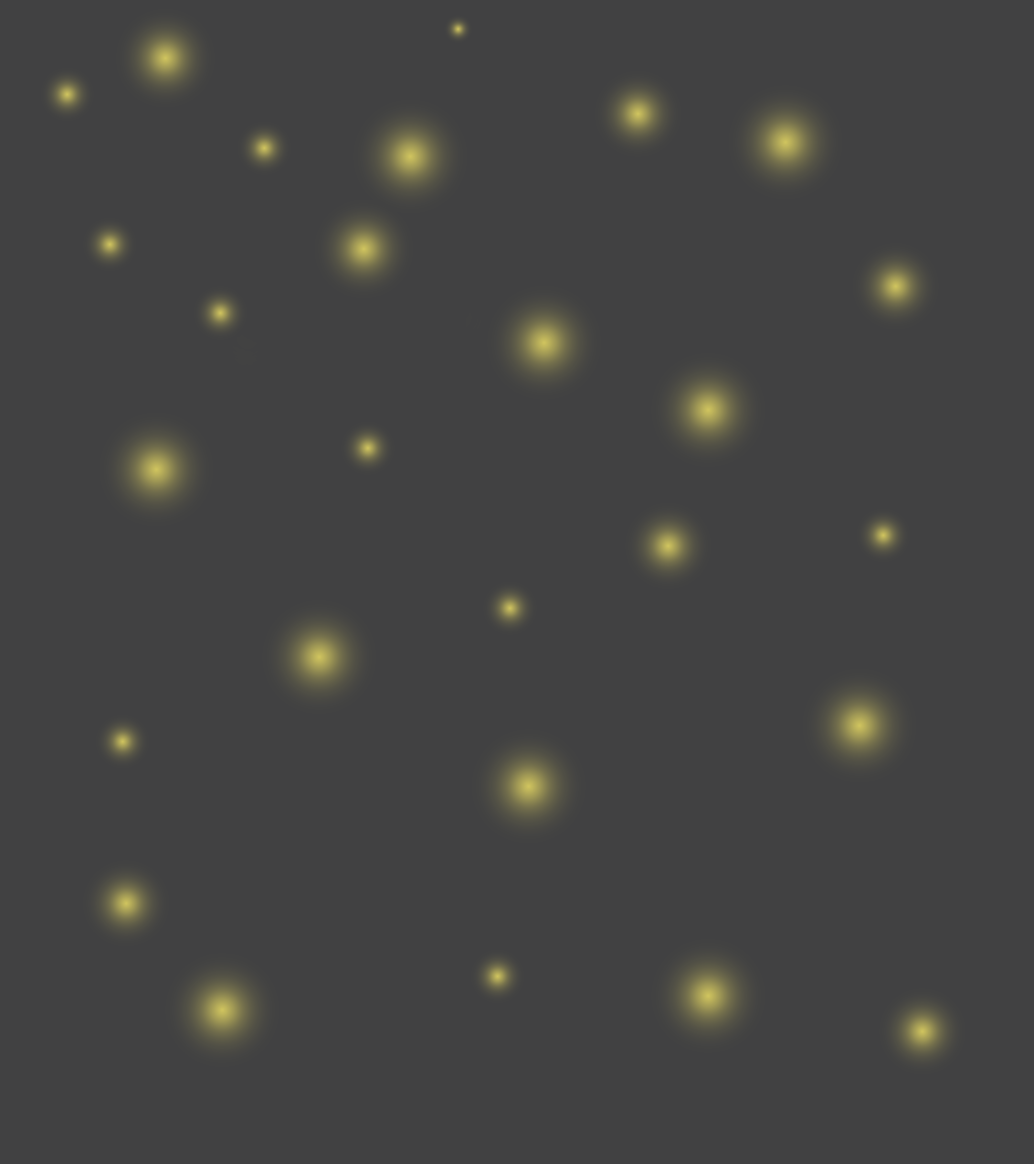
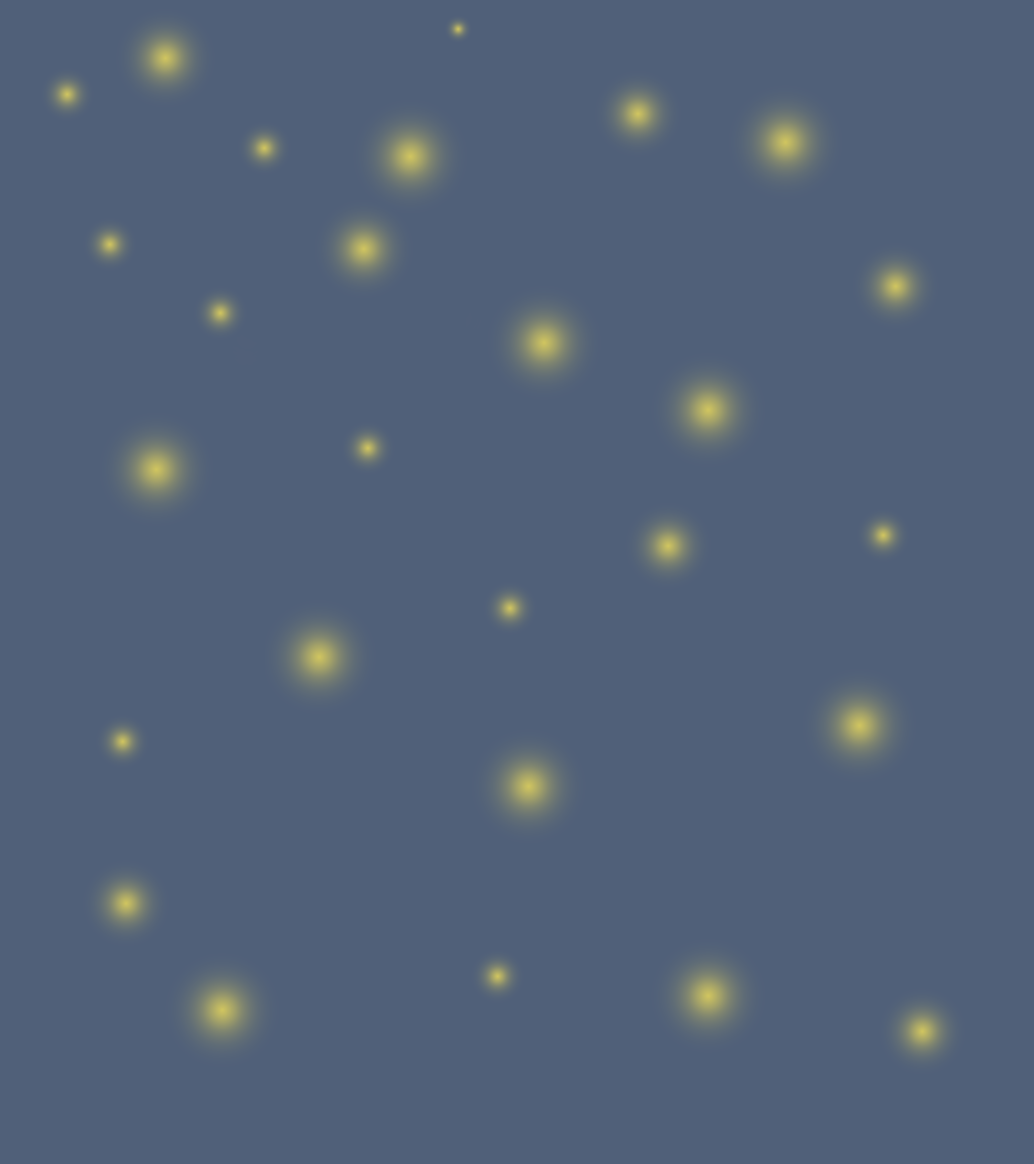
Before/after of a 1034px x 1164px layered artwork. What changed in the layer stack:
painted on "Layer" over [122, 535, 266, 674]
painted on "Background" over [0, 0, 1034, 1164]
